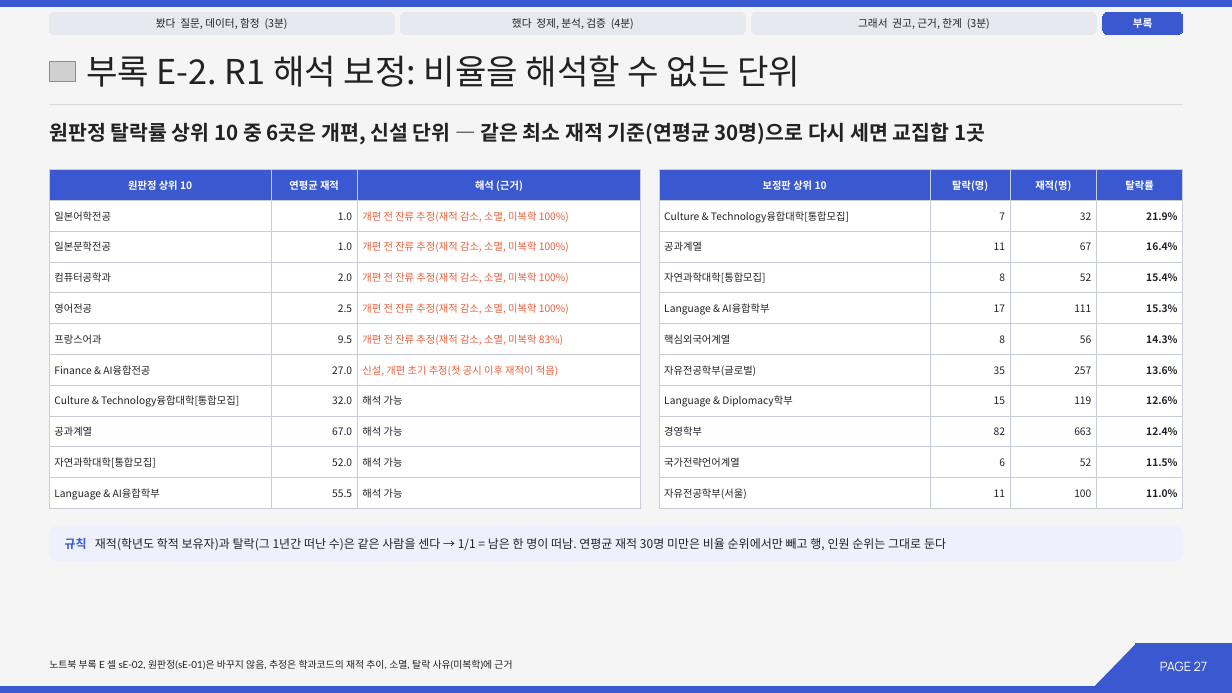
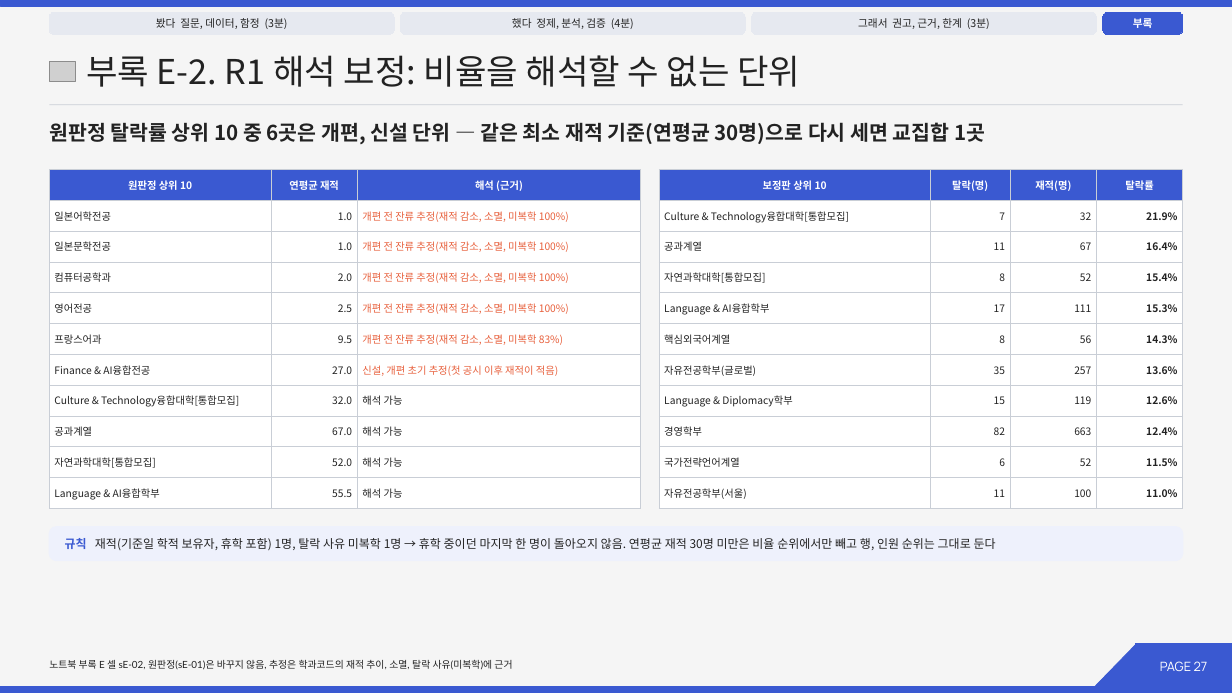
Before and after one commit to 202103116-stack/university-dropout-risk-analysis, a slide deck: slide 27 of slides/14조_발표.pptx. Drawn at 1232x693 pixels with LibreOffice and Linux fonts; fonts in the diff are those of the drawing; grey boxes stand for pictures. Boxes give left, top, right and bottom in pixels: in the first picture for what was removed or moved away, otherwise in the second. Text is boxed around its words. In the diff, an @@ line names an element or a change of style, - is before the commit and + after.

```diff
--- a/slides/14조_발표.pptx
+++ b/slides/14조_발표.pptx
@@ text at (65, 538, 996, 550): text changed @@
-규칙 재적(학년도 학적 보유자)과 탈락(그 1년간 떠난 수)은 같은 사람을 센다 → 1/1 = 남은 한 명이 떠남. 연평균 재적 30명 미만은 비율 순위에서만 빼고 행, 인원 순위는 그대로 둔다
+규칙 재적(기준일 학적 보유자, 휴학 포함) 1명, 탈락 사유 미복학 1명 → 휴학 중이던 마지막 한 명이 돌아오지 않음. 연평균 재적 30명 미만은 비율 순위에서만 빼고 행, 인원 순위는 그대로 둔다
```
Also in this commit, not shown: 2 other slides changed, 10 other files.
